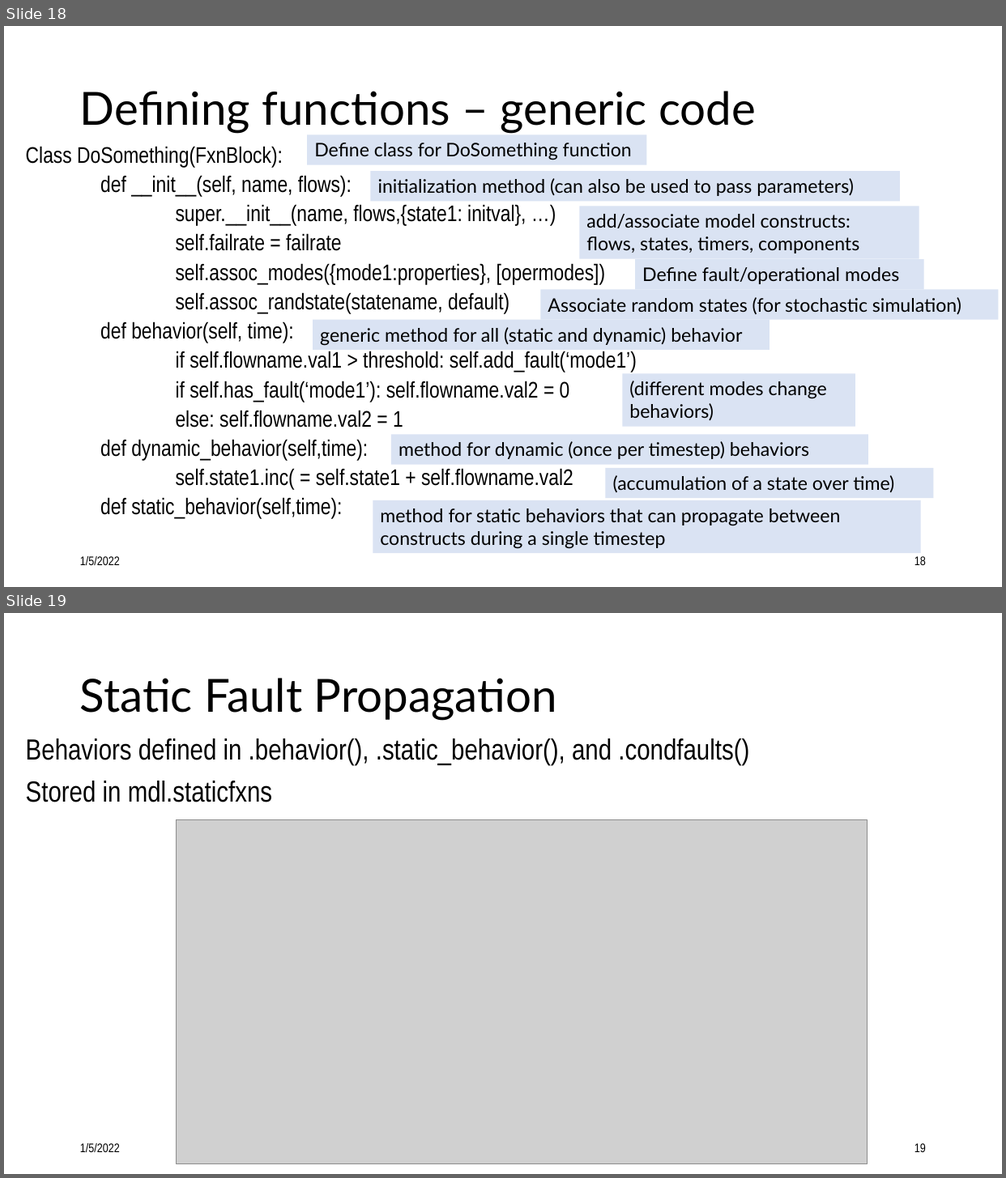
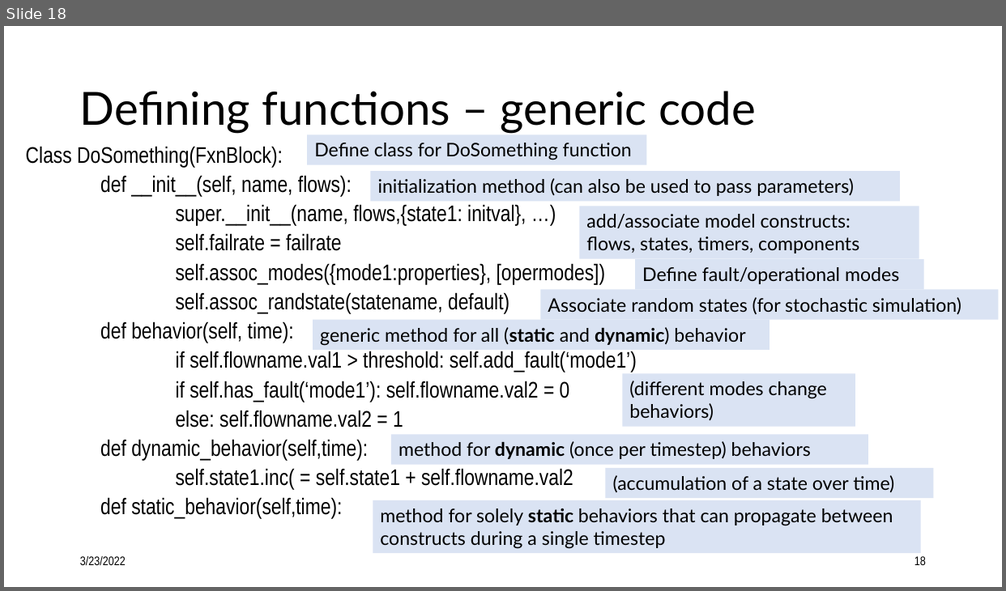
Before and after one commit to nasa/fmdtools, a slide deck: docs/Intro to fmdtools.pptx. Shown one above the other, each under a label of ours: slides 18 and 19 before the commit, slide 18 after it. The pictures are 1006x1178 and 1006x591 pixels, drawn with LibreOffice and Linux fonts; fonts in the diff are those of the drawing; grey boxes stand for pictures. Boxes give left, top, right and bottom in pixels: in the first picture for what was removed or moved away, otherwise in the second. Text is boxed around its words. In the diff, an @@ line names an element or a change of style, - is before the commit and + after.

```diff
--- a/docs/Intro to fmdtools.pptx
+++ b/docs/Intro to fmdtools.pptx
@@ slide 19 removed at (4, 613, 1002, 1174), background #FFFFFF @@
@@ title removed at (80, 678, 557, 720) @@
-Static Fault Propagation
@@ text removed at (26, 739, 749, 803) @@
-Behaviors defined in .behavior(), .static_behavior(), and .condfaults()
-Stored in mdl.staticfxns
@@ picture removed at (177, 820, 867, 1164) @@
@@ text removed at (80, 1144, 120, 1152) @@
-1/5/2022
@@ page number removed at (914, 1144, 926, 1152) @@
-19
@@ slide 18 changed as well @@
@@ rectangle "generic method for all (static ..." at (313, 320, 769, 350): bold on in "(static dynamic)" @@
@@ rectangle "method for dynamic (once per ..." at (391, 435, 868, 465): bold on in "dynamic" @@
@@ text in rectangle at (380, 509, 893, 549): text changed @@
-method for static behaviors that can propagate between constructs during a single timestep
+method for solely static behaviors that can propagate between constructs during a single timestep
@@ text at (80, 557, 126, 565): text changed @@
-1/5/2022
+3/23/2022
```
Also in this commit, not shown: 36 other slides changed, 1 slide added.
